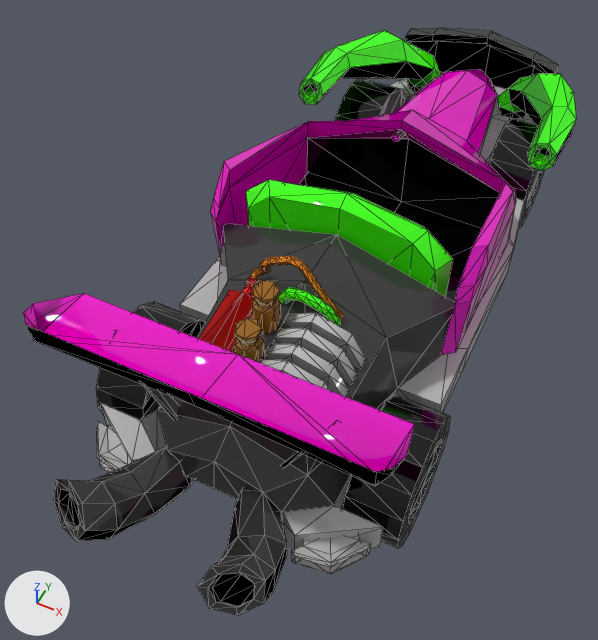
One commit to the FBX model Assets/Models/car/car-parsche-sport-green_14.fbx: the scene before it, then after it.
Both versions are drawn from a camera (50 mm lens) standing at (0.759, -2.16, 2.378) and looking at (-0.122, -0.398, 0.176). Lighting does not change. The marker at lower left points along +X, +Y and +Z. Mesh edges are drawn as thin lines. Where no turn or scale is listed for an object, it has been applied to the vertices. Vertices at the same position are counted once.

The scene before the commit, as lines of its bpy script (objects in view):
```python
me_mesh = bpy.data.meshes.new('Mesh')
me_mesh.from_pydata(...)  # 1086 vertices, 2031 faces; spans x -0.52..0.52, y -1.52..1.41, z 0.12..0.81
me_mesh.materials.append(mat_material__35)  # grey #bcbcbc
me_mesh.materials.append(mat_material__36)  # pink #e900c4
me_mesh.materials.append(mat_material__37)  # black #383838
me_mesh.materials.append(mat_material__38)  # green #3bfe00
me_mesh.materials.append(mat_material__39)  # black #000000
me_mesh.materials.append(mat_material__40)  # red #ff0000
me_mesh.materials.append(mat_multimat_0_slot__7)  # red #ff0000
me_mesh.materials.append(mat_multimat_0_slot__8)  # orange #fc8f00
me_mesh.materials.append(mat_multimat_0_slot__9)  # brown #976000
# before: 626 (0.13, -0.65, 0.55), 627 (0.14, -0.65, 0.56), 628 (0.14, -0.65, 0.57) at pixel (342, 318), 629 (0.14, -0.63, 0.57) at pixel (343, 315), 630 (0.13, -0.63, 0.56) at pixel (341, 314)
# before: 631 (0.13, -0.64, 0.55)
me_mesh_002 = bpy.data.meshes.new('Mesh.002')
me_mesh_002.from_pydata(...)  # 64 vertices, 124 faces; spans x -0.088..0.088, y -0.212..0.212, z -0.212..0.212
me_mesh_002.materials.append(mat_material__39)  # black #000000
me_mesh_004 = bpy.data.meshes.new('Mesh.004')
me_mesh_004.from_pydata(...)  # 64 vertices, 124 faces; spans x -0.088..0.088, y -0.212..0.212, z -0.212..0.212
me_mesh_004.materials.append(mat_material__39)  # black #000000
ob_car_parsche_sport_green_14 = bpy.data.objects.new('car-parsche-sport-green_14', me_mesh)
ob_car_parsche_sport_green_14.location = (0.0, 0.0, 0.0)
ob_wheel_1 = bpy.data.objects.new('wheel_1', me_mesh_002)
ob_wheel_1.location = (-0.333, 0.7, 0.215)
ob_wheel_3 = bpy.data.objects.new('wheel_3', me_mesh_004)
ob_wheel_3.location = (-0.429, -0.836, 0.212)
# also in view: 'wheel_4' at (0.429, -0.836, 0.212); 'wheel_2' at (0.333, 0.7, 0.215)
```
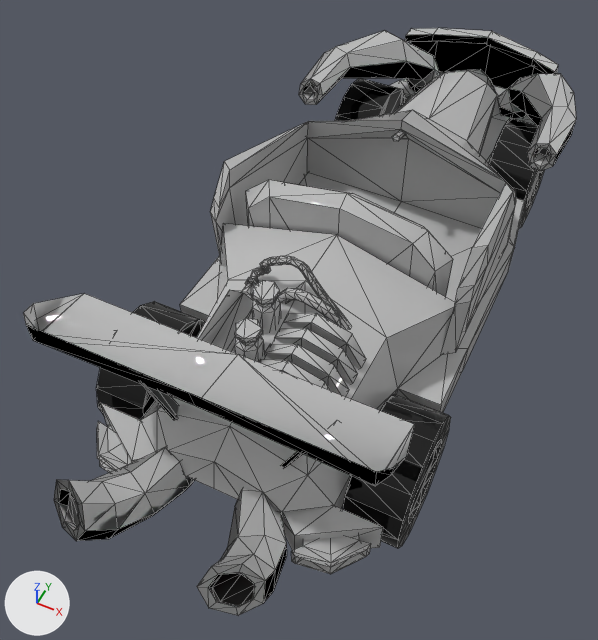
Location of each change, [x1, y1, x2, y2] in pixels of the pictures (598 x 640 px):
part 1 of me_mesh, built on
    after: [340, 316, 350, 328]
part 2 of me_mesh, recoloured (pink to grey)
    both: [23, 69, 516, 475]
part 3 of me_mesh, recoloured (black to grey)
    both: [54, 28, 558, 615]
part 4 of me_mesh, recoloured (green to grey)
    both: [245, 30, 576, 327]
part 5 of me_mesh, recoloured (black to grey)
    both: [68, 84, 550, 606]
part 6 of me_mesh, recoloured (red to grey)
    both: [199, 277, 259, 352]
part 7 of me_mesh, recoloured (brown to grey)
    both: [250, 256, 344, 319]
part 8 of me_mesh, recoloured (brown to grey)
    both: [235, 280, 281, 362]

The edits, one by one:
me_mesh is used by ob_car_parsche_sport_green_14; location (0.0, 0.0, 0.0).
Verts and faces of me_mesh; kept vertices keep their numbers, new ones are numbered from 1086.
me_mesh had 1086 vertices, 2031 faces and spanned x -0.52..0.52, y -1.52..1.41, z 0.12..0.81.
me_mesh no longer uses material mat_material__40 (red #ff0000).
me_mesh now has 1092 vertices, 2037 faces and spans x -0.52..0.52, y -1.52..1.41, z 0.12..0.81.
Part 1, on me_mesh:
Faces deleted: (626, 631, 628), (628, 631, 629), (626, 628, 627), (629, 631, 630).
New vertex 1086 is at (0.16, -0.65, 0.53), pixel (346, 329).
New vertex 1087 is at (0.15, -0.65, 0.53).
New vertex 1088 is at (0.15, -0.64, 0.53).
New vertex 1089 is at (0.16, -0.63, 0.53).
New vertex 1090 is at (0.17, -0.63, 0.53), pixel (351, 326).
New vertex 1091 is at (0.17, -0.65, 0.53), pixel (350, 329).
New faces: (1087, 1088, 1091), (1088, 1090, 1091), (1086, 1087, 1091), (1088, 1089, 1090), (626, 1087, 1086, 627), (626, 631, 1088, 1087).
New faces: (630, 1089, 1088, 631), (629, 1090, 1089, 630), (628, 1091, 1090, 629), (627, 1086, 1091, 628).
me_mesh part 2: 170 faces spanning x -0.52..0.52, y -1.22..1.22, z 0.28..0.81 switch from mat_material__36 (pink #e900c4) to mat_material__35 (grey #bcbcbc).
me_mesh part 3: 362 faces spanning x -0.42..0.42, y -1.52..1.41, z 0.12..0.69 switch from mat_material__37 (black #383838) to mat_material__35 (grey #bcbcbc).
me_mesh part 4: 478 faces spanning x -0.51..0.51, y -0.98..1.11, z 0.27..0.74 switch from mat_material__38 (green #3bfe00) to mat_material__35 (grey #bcbcbc).
me_mesh part 5: 28 faces spanning x -0.49..0.49, y -1.48..0.45, z 0.28..0.6 switch from mat_material__39 (black #000000) to mat_material__35 (grey #bcbcbc).
me_mesh part 6: 94 faces spanning x -0.22..-0.11, y -0.98..-0.62, z 0.45..0.6 switch from mat_multimat_0_slot__7 (red #ff0000) to mat_material__35 (grey #bcbcbc).
me_mesh part 7: 340 faces spanning x -0.18..0.14, y -0.65..-0.58, z 0.55..0.73 switch from mat_multimat_0_slot__8 (orange #fc8f00) to mat_material__35 (grey #bcbcbc).
me_mesh part 8: 150 faces spanning x -0.09..-0.01, y -0.9..-0.71, z 0.4..0.69 switch from mat_multimat_0_slot__9 (brown #976000) to mat_material__35 (grey #bcbcbc).
